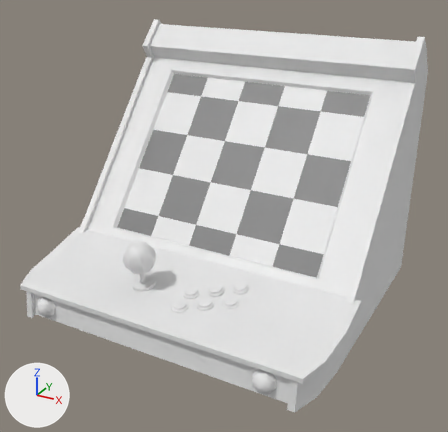
What one commit did to the Blender file Graph/Background/ArcadeMachines.blend.
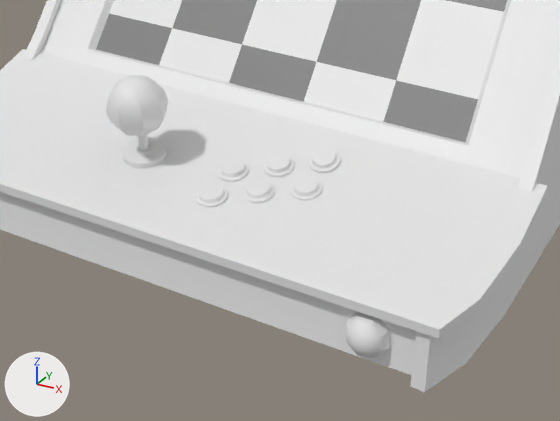
The first picture shows the older version from a 50 mm camera at (3.63, -5.77, 4.39) aimed at (0.1, 0.65, 1.18). The close-ups show both versions on the part from 15% to 82% of the width and 46% to 99% of the height of that picture; other places that the commit changed are outside them. Every picture has the same lights, and +X, +Y and +Z are marked at lower left. The same objects are shown in both versions, whatever each file hides.

The first close-up shows 'BG_ArcadeMachine_02'.
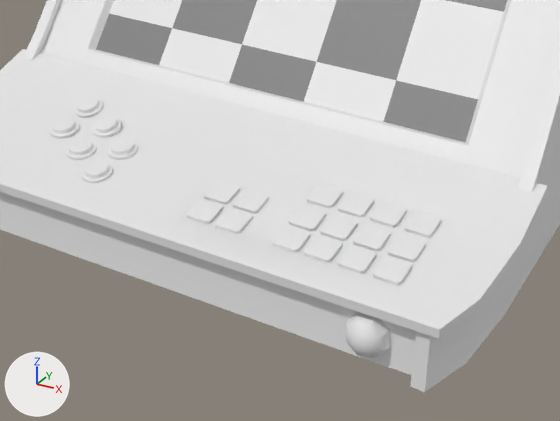
What differs and where, as boxes [x1, y1, x2, y2] in the close-ups (560 x 421 px; the box of a moved part takes in the faces that stretch with it):
part 1 of me_cube_003, moved or reshaped: before [263, 154, 295, 178]; after [74, 96, 103, 118]
part 2 of me_cube_003, moved or reshaped: before [217, 160, 248, 182]; after [49, 118, 79, 139]
part 3 of me_cube_003, moved or reshaped: before [196, 184, 228, 207]; after [92, 116, 121, 138]
part 4 of me_cube_003, moved or reshaped: before [242, 180, 275, 203]; after [65, 139, 96, 160]
part 5 of me_cube_003, moved or reshaped: before [290, 177, 322, 200]; after [107, 139, 138, 160]
part 6 of me_cube_003, moved or reshaped: before [309, 148, 340, 173]; after [81, 161, 113, 183]
part 7 of me_cube_003, deleted: before [106, 75, 168, 169]
part 8 of me_cube_003, built on: after [146, 109, 547, 339]

What changed in the scene script:
```text
Change me_cube_003:
    used by ob_bg_arcademachine_02; location = (0.0, 0.0, 0.0)
    remove me_cube_003.from_pydata(...)  # 838 vertices, 808 faces; spans x -2.07..2.07, y -1.09..2.76, z -0.01..3.34
    add me_cube_003.from_pydata(...)  # 996 vertices, 848 faces; spans x -2.07..2.07, y -1.09..2.76, z -0.01..3.34
    me_cube_003 part 1: the loose piece of 65 vertices spanning x 0.33..0.53, y -0.25..-0.04, z 0.53..0.64 is scaled about its middle by (-1, 0.99, 1.04), then moved by (-1.57, 0.04, 0.01)
    me_cube_003 part 2: the loose piece of 65 vertices spanning x 0.07..0.28, y -0.41..-0.2, z 0.51..0.6 is scaled about its middle by (-1, 0.998, 1.01), then moved by (-1.33, -0.07, 0.0)
    me_cube_003 part 3: the loose piece of 65 vertices spanning x 0.08..0.29, y -0.68..-0.47, z 0.46..0.57 is scaled about its middle by (-1, 0.99, 1.04), then moved by (-1.07, 0.33, 0.06)
    me_cube_003 part 4: the loose piece of 65 vertices spanning x 0.34..0.54, y -0.53..-0.32, z 0.49..0.59 is scaled about its middle by (-1, 1, 0.991), then moved by (-1.33, -0.1, -0.01)
    me_cube_003 part 5: the loose piece of 65 vertices spanning x 0.6..0.8, y -0.38..-0.17, z 0.5..0.61 is scaled about its middle by (-1, 1.01, 0.965), then moved by (-1.33, -0.13, -0.02)
    me_cube_003 part 6: the loose piece of 65 vertices spanning x 0.59..0.79, y -0.12..0.1, z 0.56..0.69 is multiplied about its middle by the matrix ((-1.0, 0.0, 0.0), (0.0, 0.987, 0.163), (0.0, -0.163, 0.987)), then moved by (-1.33, -0.66, -0.12)
    me_cube_003 part 7: the loose piece of 137 vertices spanning x -0.66..-0.26, y -0.64..-0.23, z 0.46..1.13 is deleted
    me_cube_003 part 8: 6 vertices removed from x -0.76..0.76, y -0.66..-0.18, z 0.42..0.49; 287 vertices added at x 0.09..1.61, y -1.03..0.28, z 0.39..0.69
```
